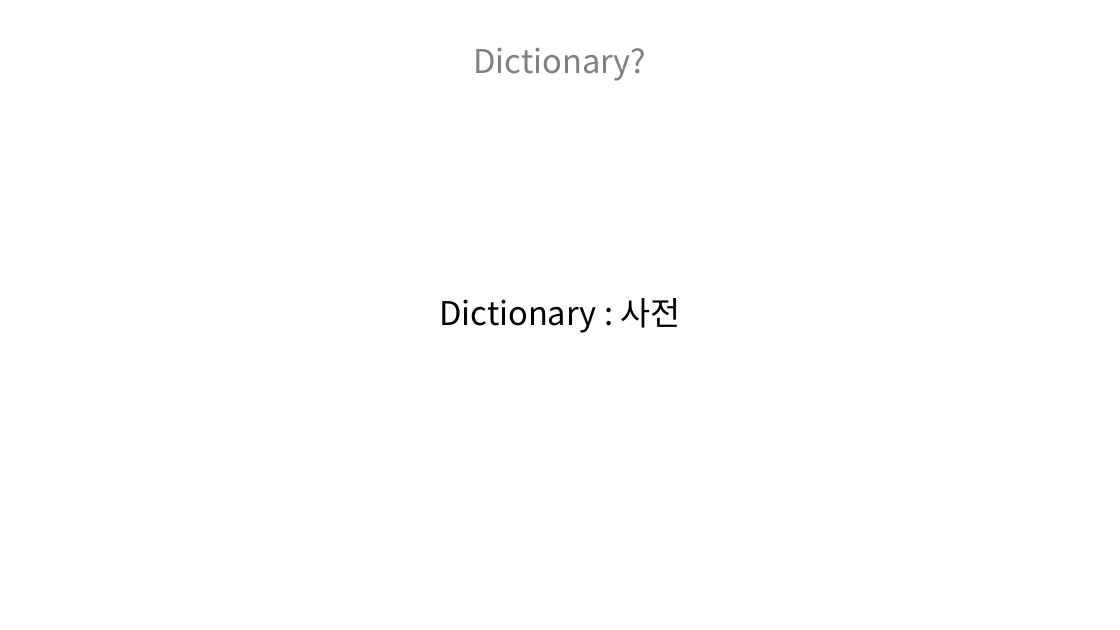
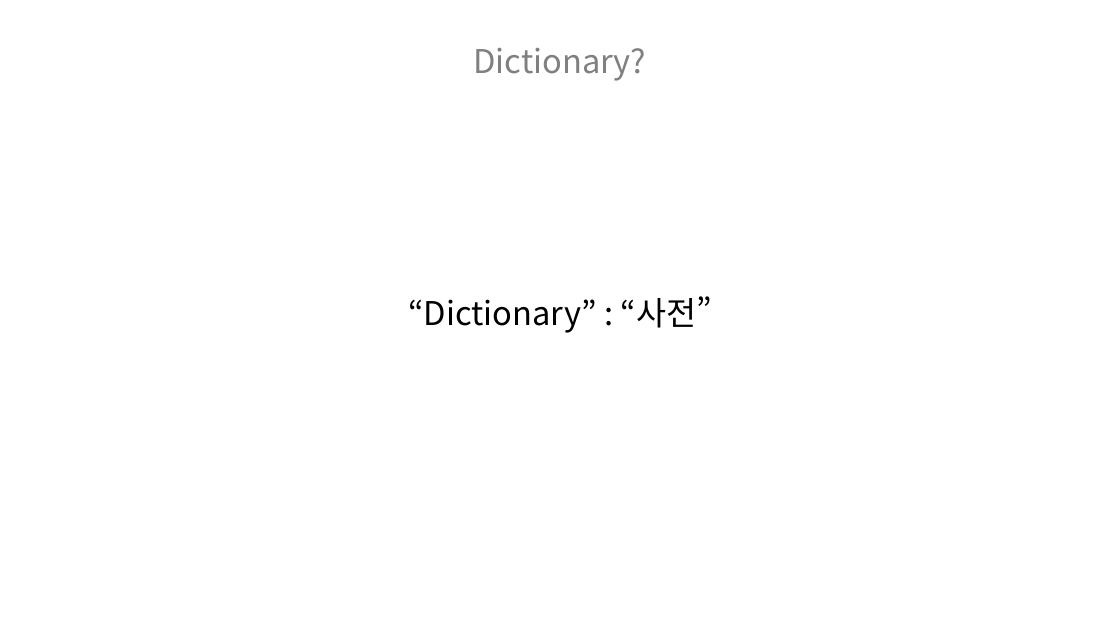
Before and after one commit to hnanmal/mQ, a slide deck: slide 4 of DynamoUserGroup/20221118_부산 세미나 준비/documentum/DynDict활용_발표자료.pptx. Drawn at 1120x630 pixels with LibreOffice and Linux fonts; fonts in the diff are those of the drawing. Boxes give left, top, right and bottom in pixels: in the first picture for what was removed or moved away, otherwise in the second. Text is boxed around its words. In the diff, an @@ line names an element or a change of style, - is before the commit and + after.

```diff
--- a/DynamoUserGroup/20221118_부산 세미나 준비/documentum/DynDict활용_발표자료.pptx
+++ b/DynamoUserGroup/20221118_부산 세미나 준비/documentum/DynDict활용_발표자료.pptx
@@ text at [408, 296, 712, 333]: text changed @@
-Dictionary : 사전
+“Dictionary” : “사전”
```
Also in this commit, not shown: 1 other slide changed, 3 other files.
